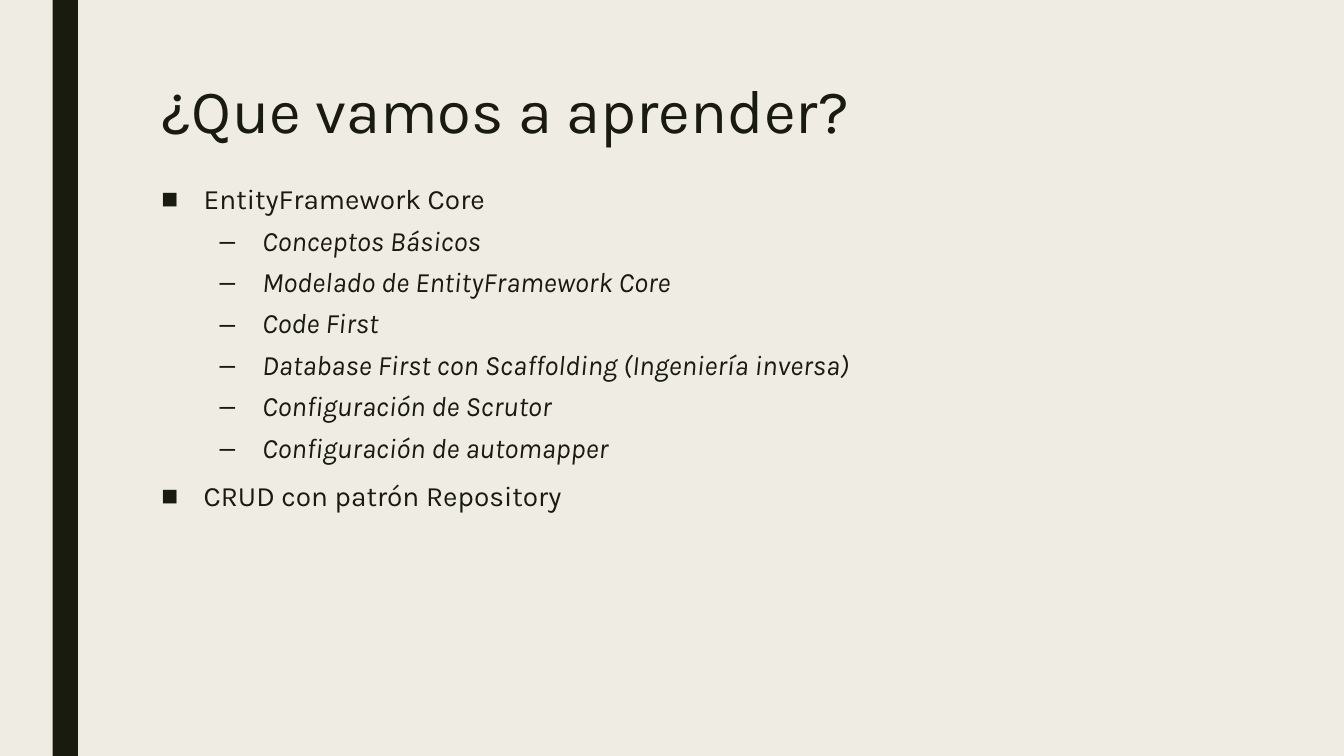
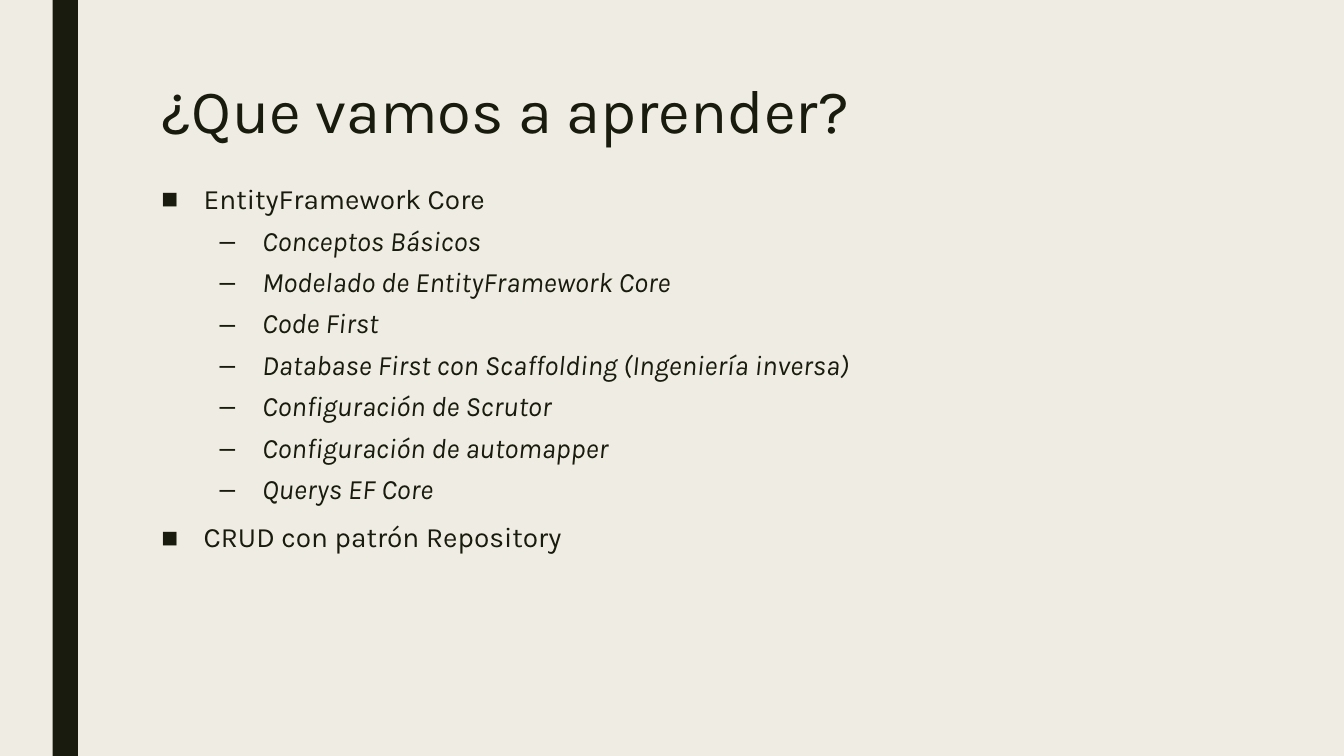
Before and after one commit to dadjh85/Demo5-Curso-.NetCore3.1, a slide deck: slide 2 of doc/Demo5- Curso .NET Core.pptx. Drawn at 1344x756 pixels with LibreOffice and Linux fonts; fonts in the diff are those of the drawing. Boxes give left, top, right and bottom in pixels: in the first picture for what was removed or moved away, otherwise in the second. Text is boxed around its words. In the diff, an @@ line names an element or a change of style, - is before the commit and + after.

```diff
--- a/doc/Demo5- Curso .NET Core.pptx
+++ b/doc/Demo5- Curso .NET Core.pptx
@@ text at box(262, 481, 433, 506): paragraph added @@
+  – Querys EF Core
```
Also in this commit, not shown: 1 slide added, 8 other files.
